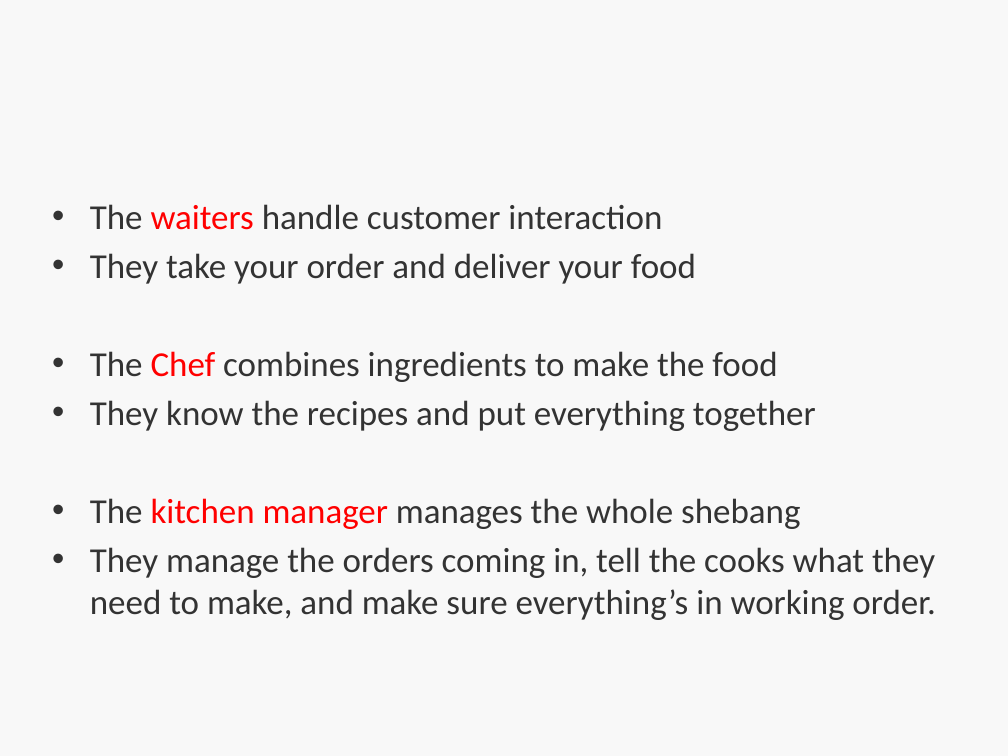
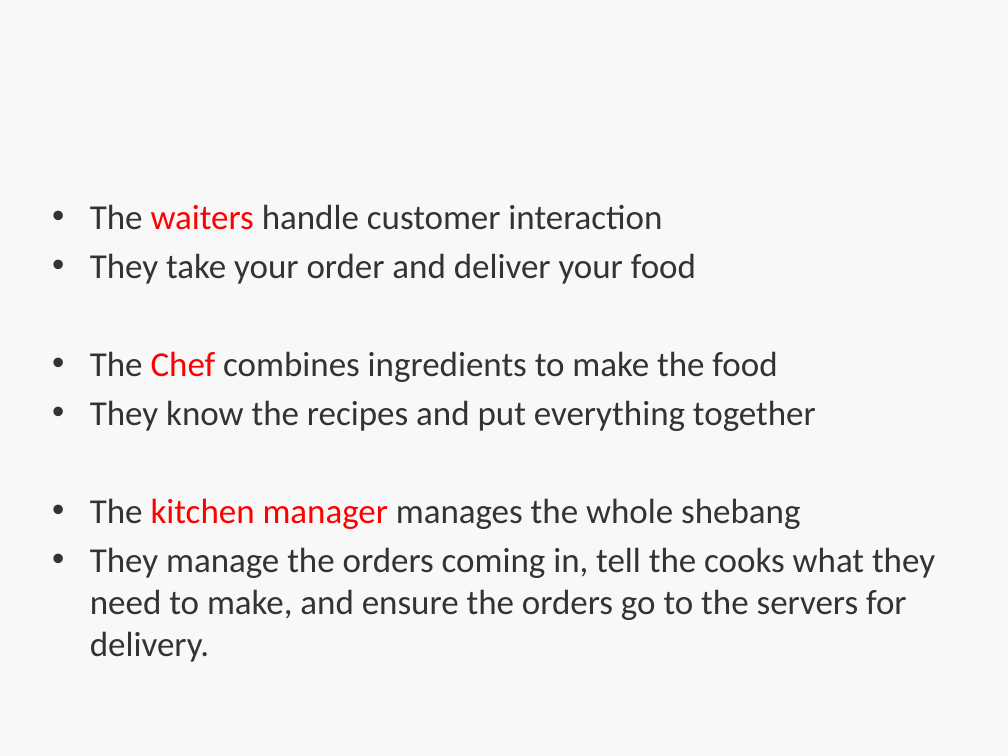
Before and after one commit to bootcoder/lectures, a slide deck: slide 8 of 1phase/ruby-mvc-single-res/HT-MVC.pptx. Drawn at 1008x756 pixels with LibreOffice and Linux fonts; fonts in the diff are those of the drawing; background and template pictures are left out. Boxes give left, top, right and bottom in pixels: in the first picture for what was removed or moved away, otherwise in the second. Text is boxed around its words. In the diff, an @@ line names an element or a change of style, - is before the commit and + after.

```diff
--- a/1phase/ruby-mvc-single-res/HT-MVC.pptx
+++ b/1phase/ruby-mvc-single-res/HT-MVC.pptx
@@ text at (90,547,935,662): text changed @@
-• They manage the orders coming in, tell the cooks what they need to make, and make sure everything’s in working order.
+• They manage the orders coming in, tell the cooks what they need to make, and ensure the orders go to the servers for delivery.
```
Also in this commit, not shown: 1 other slide changed, 1 slide added, 4 other files.
